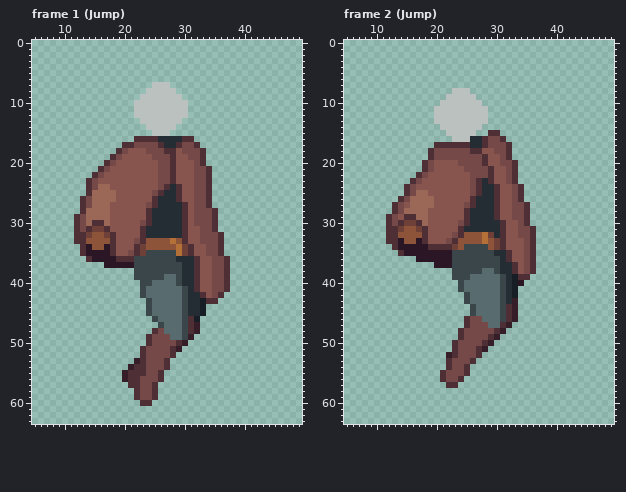
A pixel-art file gets an edit: Biogenesis_SNZA/Assets/Sprites/Liora/Liora_Jump.aseprite. That is the earlier state.
64x64 pixels, 14 frames. Shown: frame 1 (Jump): x 5..49, y 0..63; frame 2 (Jump): x 5..49, y 0..63. The commit also changed other frames, which this record leaves out.
The same view after the edit:
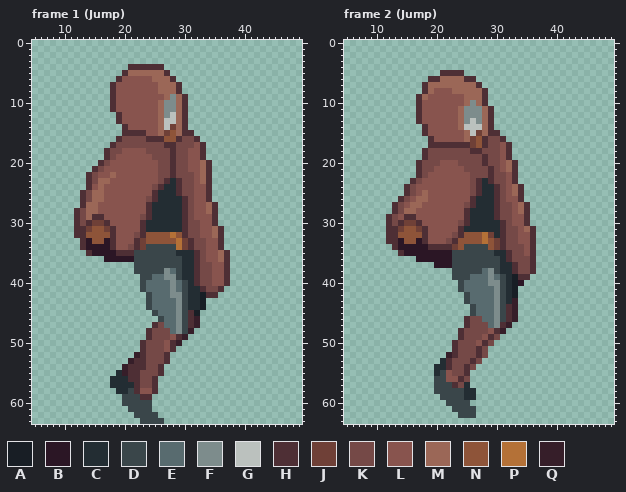
Palette (. is transparent): A #181e25  B #2b1625  C #232d33  D #3a464a  E #586b6f  F #7d8c8c  G #bbc1be  H #4e2f35  J #6f4037  K #754947  L #88544e  M #9b6757  N #8e5439  P #b47137  Q #361e29
Change:
layer "Flattened" added
layer "Layer 3" removed
layer "Layer 4" removed
Changed rows in their new state; - is an unchanged pixel.
Frame 1 (Jump):
first column x 12:
 4 ---------HHHHHH-----------
 5 --------HMMMMMMH----------
 6 -------HLLLLLMMMH---------
 7 ------HLLLLLLLMMMH--------
 8 ------HLLLLLLLMMMH--------
 9 ------HLLLLLLLLMFMH-------
10 ------HLLLLLLLMFFMH-------
11 ------HLLLLLLLMFFMH-------
12 -------HLLLLLLMF-MH-------
13 -------HLLLLLLM--MH-------
14 --------HLLLLLM-JMH-------
15 --------HHHHLLMJNMHH------
16 -------HKKKK--HNNHKKH-----
17 ------HKKK----KHHK--LH----
18 -----HKKL------K-K-LL-----
19 -----HKL---------KKLL-----
20 ----HKL----------KK-LMH---
21 ---HKL-----------KK-LM----
22 --HKL-M----------KKKLM----
23 ----MM---------HCHKKLM----
24 ---L-L-------KHC--KKLL----
25 -HK--LL------HC---KKLL----
26 -----LL-----K----CHKLL----
27 --M-LL------HC-----KLLMH--
28 HK--LL-------------KLLM---
29 ---HHL-----K-------KLLL---
30 --HJJH-----HC------K-LL---
31 -HJNNJH------------KKLLMH-
32 --N--N----K-NNNNPN-KKLLM--
33 .-B--B----HJ----NPJHK-LL--
34 ---BB----K--DDDDD---KKLL--
35 -.H---BHHHDD-----CCCHKLLMH
36 --...--BBB-------D---K-LM-
37 -----.....-----------KKLL-
38 ---------------FE----KKLL-
39 ----------.--EEFF----KKLL-
40 ------------E---FED--KKLL-
41 ----------------F---CHK-H.
42 -----------.D---FF---AHH.-
43 -----------------F----..--
44 -----------------F--------
45 ------------.D---F-HA.----
46 -------------.D--F--Q-----
47 -------------HK--F--------
48 ------------HK-K-F-Q.-----
49 ----------------LHQ.------
50 -----------HK--LHQ.-------
51 ---------------L-.--------
52 ----------Q----H.---------
53 ---------QH---------------
54 --------QH----H.----------
55 -------C---K--------------
56 ------CCC----H.-----------
57 ------CCCC----------------
58 -------CCD-LL-------------
59 --------DDDHH.------------
60 --------DDDDD-------------
61 ---------DDDD-------------
62 ----------DDDD------------
63 -----------DDDD-----------
Frame 2 (Jump), layer "Flattened":
first column x 16:
 5 -----HHHH-----------
 6 ---HHMMMMHH---------
 7 --HMMMMMMMMH--------
 8 --HMLLLMMMMMH-------
 9 -HMLLLLLLMMMH-------
10 -HLLLLLLLMFMH-------
11 -HLLLLLLMFFFMH------
12 -HLLLLLLMFFFMH------
13 -HLLLLLLMF-FMH------
14 --HLLLLLM---MH------
15 --HLLLLLLM-JM-------
16 ---HLLLLLMJN--------
17 ---H------JN---L----
18 --HK--------KK-L----
19 --HK---------KKL----
20 -HK-K--------KKLM---
21 -HK-----------K-M---
22 --------------KKL---
23 --------------KKL---
24 ---------------K-M--
25 -L-------------K-M--
26 L--L-----------K-L--
27 --LL-----------KKLM-
28 -LL------------KKLM-
29 -LL------------KKLL-
30 --L-------------K-L-
31 ----------------KKLM
32 ----------------KKLL
33 ----------------KK-L
34 ----------------KKKL
35 -----------------KKL
36 -----------------KK-
37 ------------------K-
38 -------------F----K-
39 -------------F------
40 -------------FF-----
41 --------------F-----
42 --------------F-----
43 --------------F-----
44 --------------F-----
45 --------------F-----
46 --------------F-----
47 --------------F-----
48 -------------L------
49 ------------L-K-----
50 -----------L-K------
51 ------------K-------
52 ------------K-------
53 -----C-----K--------
54 ----CC----K---------
55 ----CDL-------------
56 ----DDLL-K----------
57 ----DDD-KC----------
58 ----DDDDDCC---------
59 -----DDDDCC---------
60 ------DDDD----------
61 -------DDDD---------
62 --------DDD---------
Boxes around the changes in both pictures, in picture pixels (x1, y1, x2, y2):
changed: (74, 64, 230, 424)
changed: (410, 70, 530, 418)
